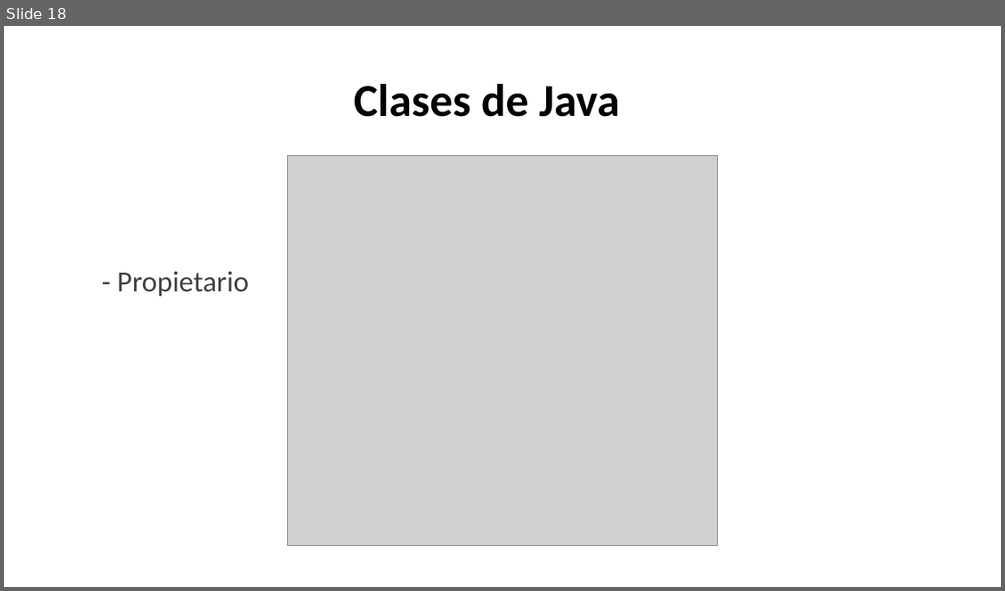
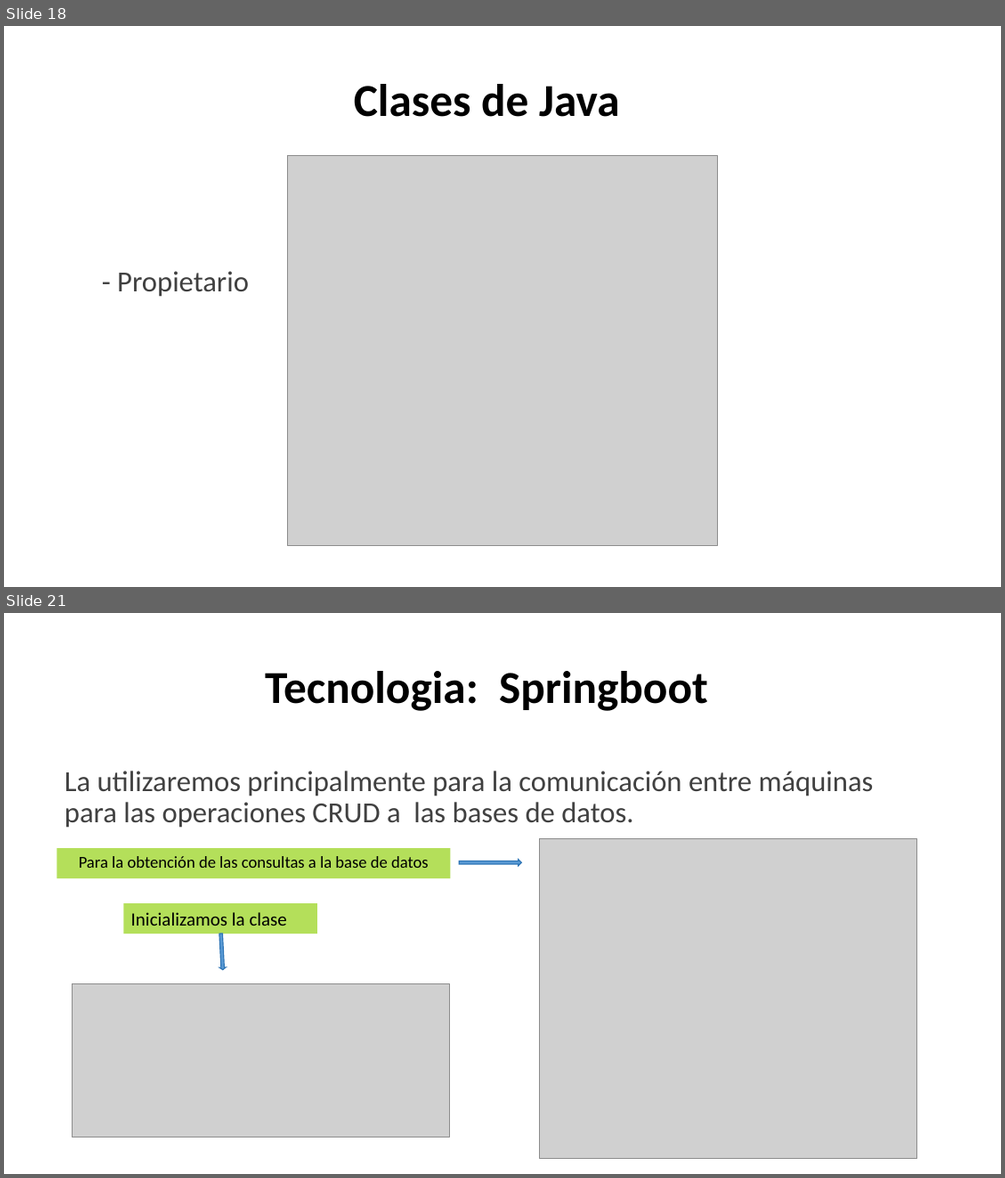
Before and after one commit to Peypa0512/Proyecto_Final, a slide deck: Presentación proyecto.pptx. Shown one above the other, each under a label of ours: slide 18 before the commit, slides 18 and 21 after it; the slides between them are not shown. The pictures are 1005x591 and 1005x1178 pixels, drawn with LibreOffice and Linux fonts; fonts in the diff are those of the drawing; grey boxes stand for pictures. Boxes give left, top, right and bottom in pixels: in the first picture for what was removed or moved away, otherwise in the second. Text is boxed around its words. In the diff, an @@ line names an element or a change of style, - is before the commit and + after.

```diff
--- a/Presentación proyecto.pptx
+++ b/Presentación proyecto.pptx
@@ slide 21 added at [4,613,1001,1174], background #FFFFFF @@
@@ title added at [265,671,708,711], 44 pt, text #000000, bold @@
+Tecnologia: Springboot
@@ text added at [65,771,874,827], 28 pt, text #404040 @@
+La utilizaremos principalmente para la comunicación entre máquinas para las operaciones CRUD a las bases de datos.
@@ rectangle added at [57,849,451,878], fill #B4DF5A, 16 pt, text #000000 @@
+Para la obtención de las consultas a la base de datos
@@ picture added at [540,838,917,1159] @@
@@ right arrow added at [460,860,521,866], fill #5B9BD5, outline #2E75B6 1 pt @@
@@ rectangle added at [123,903,317,933], fill #B4DF5A, 18 pt, text #000000 @@
+Inicializamos la clase
@@ right arrow added at [218,933,226,970], fill #5B9BD5, outline #2E75B6 1 pt @@
@@ picture added at [72,984,450,1136] @@
```
Also in this commit, not shown: 2 slides changed, 9 other slides added, 11 other files.
